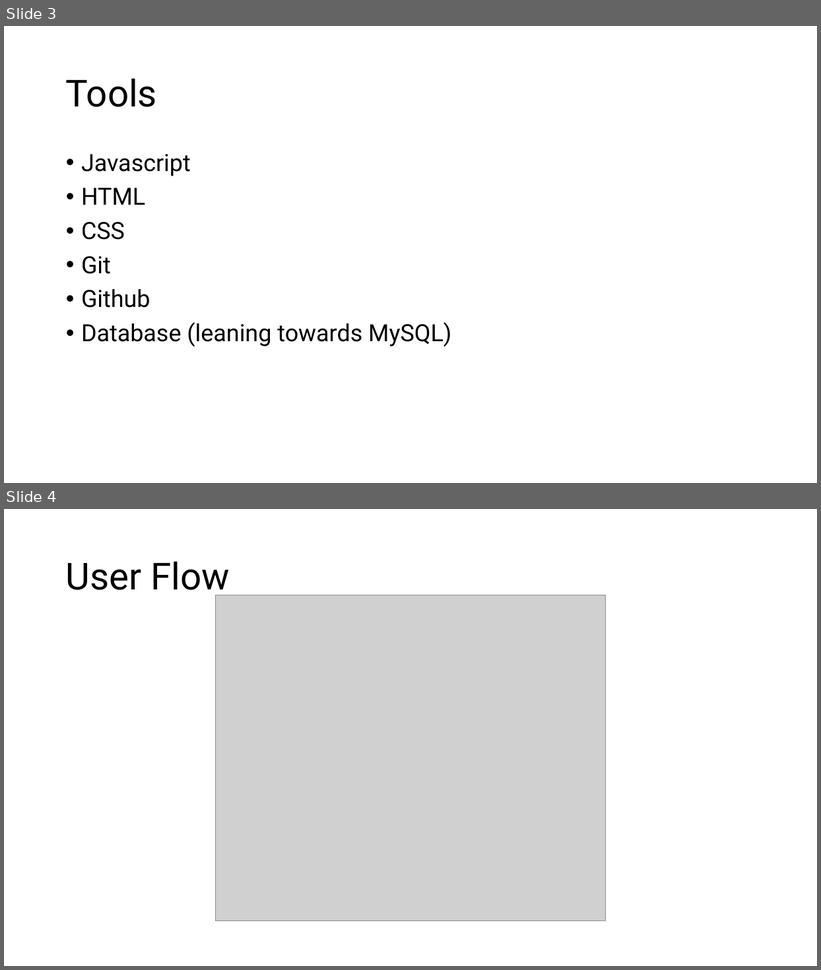
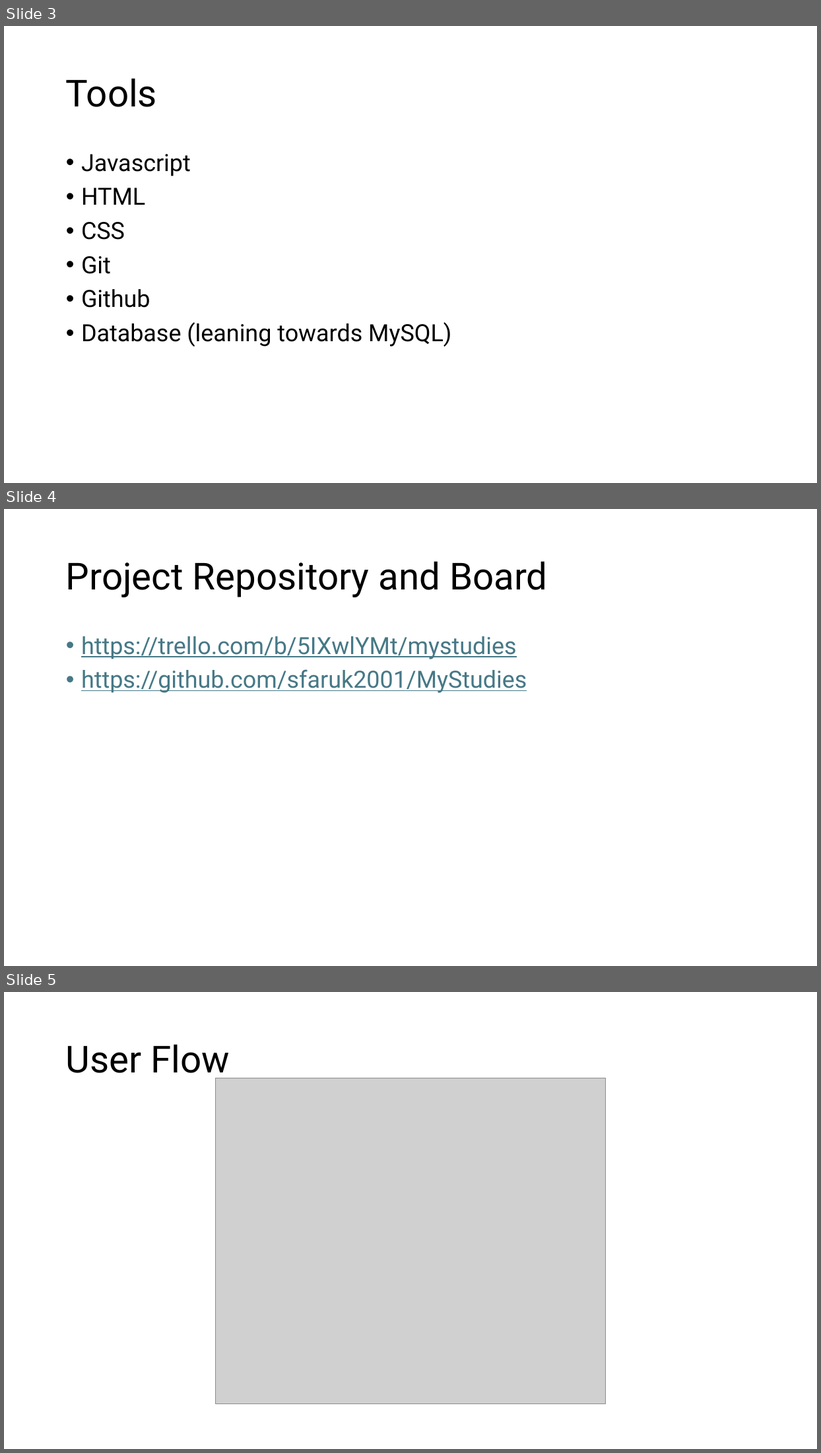
Before and after one commit to sfaruk2001/MyStudies, a slide deck: Design_Doc_MyStudies.pptx. Shown one above the other, each under a label of ours: slides 3 and 4 before the commit, slides 3, 4 and 5 after it. The pictures are 821x970 and 821x1453 pixels, drawn with LibreOffice and Linux fonts; fonts in the diff are those of the drawing; grey boxes stand for pictures. Boxes give left, top, right and bottom in pixels: in the first picture for what was removed or moved away, otherwise in the second. Text is boxed around its words. In the diff, an @@ line names an element or a change of style, - is before the commit and + after.

Commit message:
Updated slides

```diff
--- a/Design_Doc_MyStudies.pptx
+++ b/Design_Doc_MyStudies.pptx
@@ slide 4 added at bbox=[4, 509, 817, 966], background #FFFFFF @@
@@ title added at bbox=[66, 561, 547, 597], 44 pt, text #000000 @@
+Project Repository and Board
@@ text added at bbox=[81, 636, 527, 693], 28 pt, text #467886, underline @@
+• https://trello.com/b/5IXwlYMt/mystudies
+• https://github.com/sfaruk2001/MyStudies
@@ what was slide 4 is now slide 5 @@
```
Also in this commit, not shown: 2 other slides added, 1 other file.
